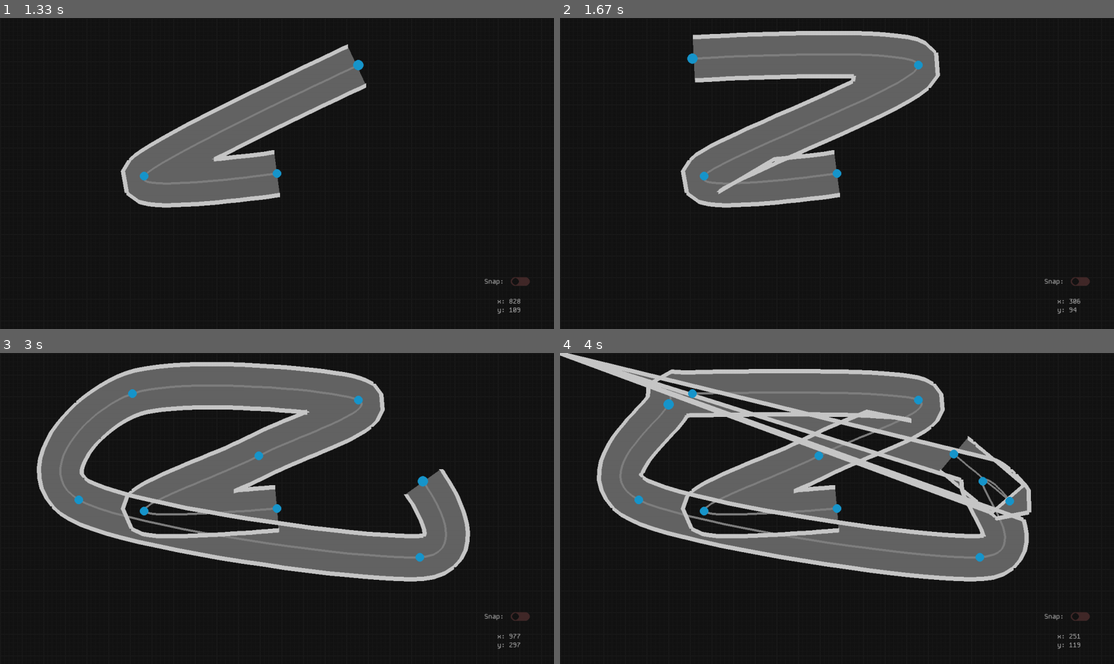
Above: before the commit, frames 1-4 (two rows, left to right).
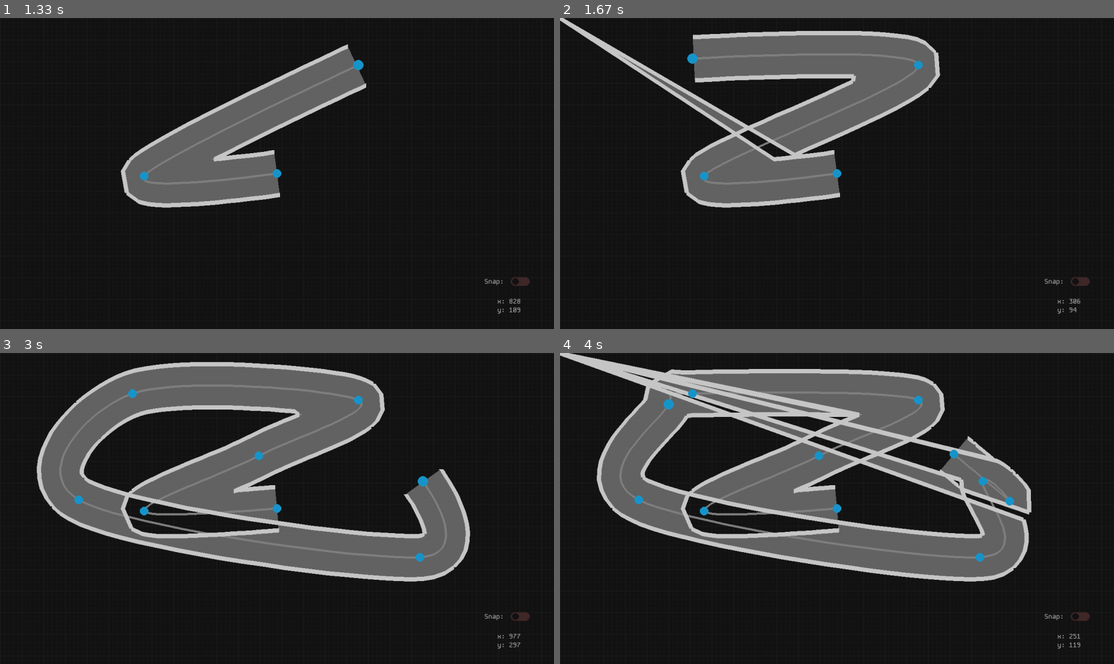
Above: after the commit, the same moments.

Repository: Raphael-W/Racing-Line
Game: pygame game, started from main.py
The game is run twice, just before and just after one commit, with the same random seed, the same clock (stepped at 60 frames per second) and the same inputs.
Inputs (mouse positions are in pixels of both pictures, inside the frame that each line leads up to):
- Up to frame 1 (1.33 s): click (277, 173) at 0.38 s; click (144, 176) at 0.72 s; click (360, 64) at 1.05 s
- Up to frame 2 (1.67 s): click (692, 58) at 1.38 s
- Up to frame 3 (3 s): click (77, 499) at 1.72 s; click (260, 455) at 2.05 s; click (421, 558) at 2.38 s; click (421, 480) at 2.72 s
- Up to frame 4 (4 s): click (1008, 502) at 3.05 s; click (953, 452) at 3.38 s; click (670, 402) at 3.72 s

Frame 1 is identical in both runs. In frame 2, 1.9% of the frame differs, in the area x 0-43%, y 0-57%; in frame 3, less than 0.1%; in frame 4, 6.0%, in the area x 1-85%, y 0-60%.

Commit message:
Fixed bug when deleting first control point

Diff:
--- a/main.py
+++ b/main.py
@@ -22,17 +22,15 @@
                   "curve": (128, 128, 128),
                   "controlPoint": (24, 150, 204),
                   "mainGrid": (30, 30, 30),
-                  "innerGrid": (25, 25, 25)}
-
-def testButtonPress():
-    mainTrack.points = []
+                  "innerGrid": (25, 25, 25),
+                  "white": (200, 200, 200),}
 
 UILayer = Layer("UI", 0)
-mouseCoordsX = Label(UILayer, screen, pygame, "MonoFont.ttf", 15, (1150, 650), "", (200, 200, 200))
-mouseCoordsY = Label(UILayer, screen, pygame, "MonoFont.ttf", 15, (1150, 670), "", (200, 200, 200))
+mouseCoordsX = Label(UILayer, screen, pygame, "MonoFont.ttf", 15, (1150, 650), "", programColours["white"])
+mouseCoordsY = Label(UILayer, screen, pygame, "MonoFont.ttf", 15, (1150, 670), "", programColours["white"])
 
-magneticSwitch = Switch(UILayer, screen, pygame, "MonoFont.ttf", (200, 200, 200), (1180, 600), 0.8, value = False)
-magneticLabel = Label(UILayer, screen, pygame, "MonoFont.ttf", 15, (1120, 604), "Snap:", (200, 200, 200))
+magneticSwitch = Switch(UILayer, screen, pygame, "MonoFont.ttf", programColours["white"], (1180, 600), 0.8, value = False)
+magneticLabel = Label(UILayer, screen, pygame, "MonoFont.ttf", 15, (1120, 604), "Snap:", programColours["white"])
 
 def drawGrid(offset, frequency, lineWidth, lineColor):
     columns = math.ceil(screenWidth/ frequency)
@@ -100,7 +98,6 @@
     mouseCoordsY.text = ("y: " + str(mousePosY - offsetPosition[1]))
     UILayer.display()
 
-
     pygame.display.flip()
     clock.tick(60) #Refresh Rate
 
--- a/spline.py
+++ b/spline.py
@@ -161,7 +161,10 @@
 
                 elif (numOfSegments * perSegRes) < len(self.splinePoints):
                     for point in updatePoints:
-                        self.splinePoints = self.splinePoints[:((point - 1) * perSegRes):] + self.splinePoints[(point * perSegRes):]
+                        if point > 0:
+                            self.splinePoints = self.splinePoints[:((point - 1) * perSegRes):] + self.splinePoints[(point * perSegRes):]
+                        else:
+                            self.splinePoints = self.splinePoints[((point + 1) * perSegRes):]
 
             else:
                 self.splinePoints = [''] * (numOfSegments * perSegRes)
@@ -174,6 +177,8 @@
                 upperBound = min(max(updatePoints) + 2, numOfSegments)
                 updateRange = (lowerBound * perSegRes, upperBound * perSegRes)
 
+            print(updateRange)
+
             for tInt in range(*updateRange):
                 t = tInt / resolution
                 self.splinePoints[tInt] = (calculateSpline(self.returnPointCoords(), t))
@@ -188,8 +193,12 @@
 
                 elif len(self.splinePoints) < len(self.leftTrackEdge):
                     for point in updatePoints:
-                        self.leftTrackEdge = self.leftTrackEdge[:((point - 1) * perSegRes)] + self.leftTrackEdge[(point * perSegRes):]
-                        self.rightTrackEdge = self.rightTrackEdge[:((point - 1) * perSegRes)] + self.rightTrackEdge[(point * perSegRes):]
+                        if point > 0:
+                            self.leftTrackEdge = self.leftTrackEdge[:((point - 1) * perSegRes)] + self.leftTrackEdge[(point * perSegRes):]
+                            self.rightTrackEdge = self.rightTrackEdge[:((point - 1) * perSegRes)] + self.rightTrackEdge[(point * perSegRes):]
+                        else:
+                            self.leftTrackEdge = self.leftTrackEdge[((point + 1) * perSegRes):]
+                            self.rightTrackEdge = self.rightTrackEdge[((point + 1) * perSegRes):]
 
             else:
                 self.leftTrackEdge = [''] * (len(self.splinePoints))
@@ -218,19 +227,22 @@
                 newXRight = ((-width * (extendedSplinePoints[seg][1] - extendedSplinePoints[seg + 1][1])) / distance) + extendedSplinePoints[seg][0]
                 newYRight = ((-width * (extendedSplinePoints[seg + 1][0] - extendedSplinePoints[seg][0])) / distance) + extendedSplinePoints[seg][1]
 
-                if findKink((newXLeft, newYLeft), extendedSplinePoints[updateRange[0]: updateRange[1]], width - 3):
+                lowerBound = max((min(updatePoints) - 3) * perSegRes, 0)
+                upperBound = min((max(updatePoints) + 3) * perSegRes, len(self.splinePoints))
+                updateRange = (lowerBound, upperBound)
+
+                if findKink((newXLeft, newYLeft), extendedSplinePoints[updateRange[0]: updateRange[1]], width - 1):
                     newXLeft, newYLeft = nonKinkCoordLeft
                 else:
                     nonKinkCoordLeft = (newXLeft, newYLeft)
 
-                if findKink((newXRight, newYRight), extendedSplinePoints[updateRange[0]: updateRange[1]], width - 3):
+                if findKink((newXRight, newYRight), extendedSplinePoints[updateRange[0]: updateRange[1]], width - 1):
                     newXRight, newYRight = nonKinkCoordRight
                 else:
                     nonKinkCoordRight = (newXRight, newYRight)
 
                 self.leftTrackEdge[seg] = (newXLeft, newYLeft)
                 self.rightTrackEdge[seg] = (newXRight, newYRight)
-            print(self.leftTrackEdge)
 
     def update(self, mousePosX, mousePosY, screenWidth, screenHeight, screenBorder, pygame, offset, snap):
         self.pointsSelected = [point for point in self.points if point.pointSelected]
@@ -248,7 +260,6 @@
             updatePoints = [self.points.index(point) for point in self.pointsSelected]
             self.computeSpline(updatePoints = updatePoints)
             self.computeTrackEdges(updatePoints = updatePoints, width = 50)
-
 
     def draw(self, programColours, screen, pygame, offset):
         if len(self.points) >= 2:
